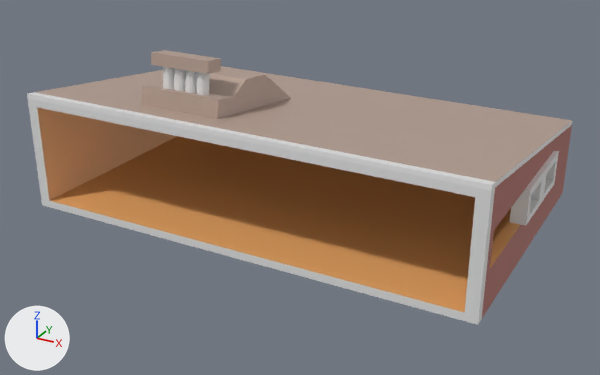
The Blender file raylib-rendering/assets/blender/BoxHouse.blend as it was, and as the next commit left it.
Both versions are drawn from a 50 mm lens placed at (22.4, -41.9, 21.5), pointed at (0.3, -1.9, 1.5). Lighting does not change. The marker at lower left points along +X, +Y and +Z.

Objects in the first picture: 'BoxHouse'.
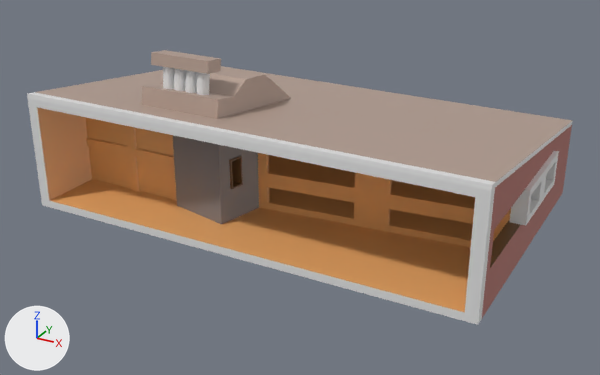
Where the newer file only moved an object's origin or applied its transform, the numbers keep the older frame.

What differs and where, as boxes (x1, y1, x2, y2) in the pictures (600 x 375 px):
part 1 of me_cube_003, added (brown): after (85, 117, 177, 200)
part 2 of me_cube_003, added (brown): after (258, 153, 511, 247)
part 3 of me_cube_003, added: after (229, 156, 243, 189)
part 4 of me_cube_003, added (brown): after (173, 135, 259, 224)
part 5 of me_cube_003, recoloured: (490, 221, 520, 268) in both

The change, as a diff of the scene's bpy script:
```diff
--- a/raylib-rendering/assets/blender/BoxHouse.blend.py
+++ b/raylib-rendering/assets/blender/BoxHouse.blend.py
@@ mat_wood2 @@
+mat_wood2 = principled_material('Wood2')
+mat_wood2.base_color = (0.179, 0.0864, 0.0301)  # brown #755330
@@ mat_rock @@
+mat_rock = principled_material('Rock')
+mat_rock.base_color = (0.232, 0.209, 0.209)  # grey #847e7e
@@ me_cube_003 @@
 # used by ob_boxhouse; location = (0.0, 0.0, 0.0)
-me_cube_003.from_pydata(...)  # 474 vertices, 340 faces; spans x -13.8..14.0, y -8.9..8.4, z 0.0..9.7
+me_cube_003.from_pydata(...)  # 591 vertices, 439 faces; spans x -13.8..14.0, y -8.9..8.4, z 0.0..9.7
+# me_cube_003 part 1: a new loose piece of 45 vertices spanning x -13.6..-5.4, y -5.3..-5.0, z 0.2..5.9, in mat_wood (orange #ecaa68)
+# me_cube_003 part 2: a new loose piece of 40 vertices spanning x -3.3..13.2, y -3.8..-2.0, z 0.3..6.0, in mat_wood (orange #ecaa68)
+# me_cube_003 part 3: a new loose piece of 16 vertices spanning x -3.4..-1.7, y -5.9..-4.7, z 2.4..4.2, in mat_wood2 (brown #755330)
+# me_cube_003 part 4: a new loose piece of 16 vertices spanning x -5.9..-1.3, y -6.6..-2.0, z 0.2..6.7, in mat_rock (grey #847e7e)
+# me_cube_003 part 5: 4 faces spanning x 13.0..13.7, y -7.8..3.6, z 2.4..4.4 switch from no material to mat_wood2 (brown #755330)
 me_cube_003.materials.append(mat_roof)
@@ me_cube_003 @@
 me_cube_003.materials.append(mat_wood)
+me_cube_003.materials.append(mat_rock)  # grey #847e7e
```
